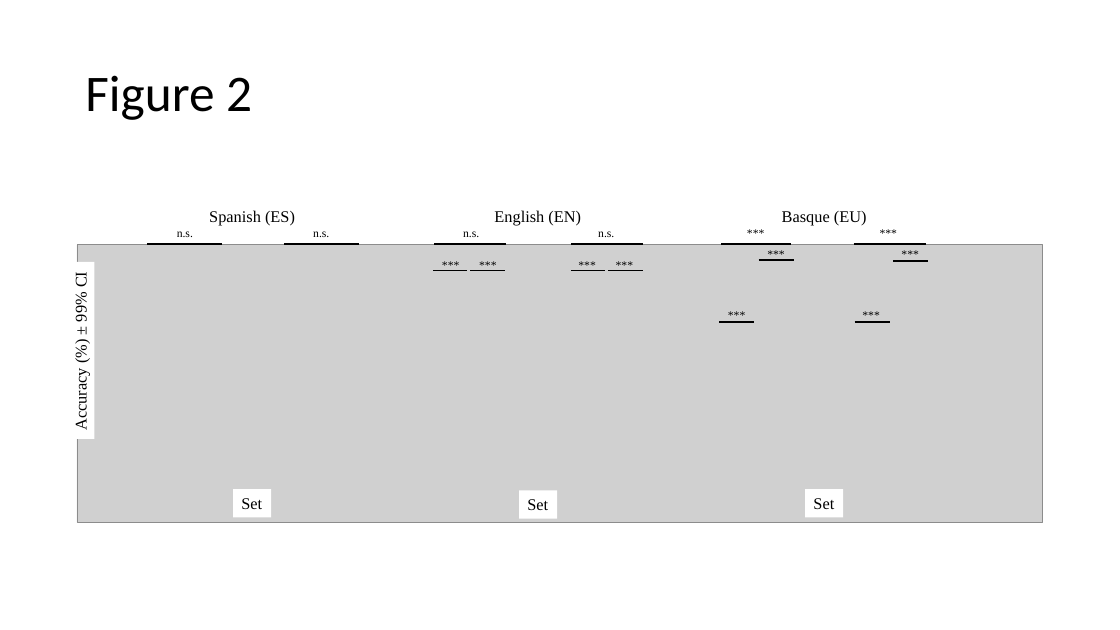
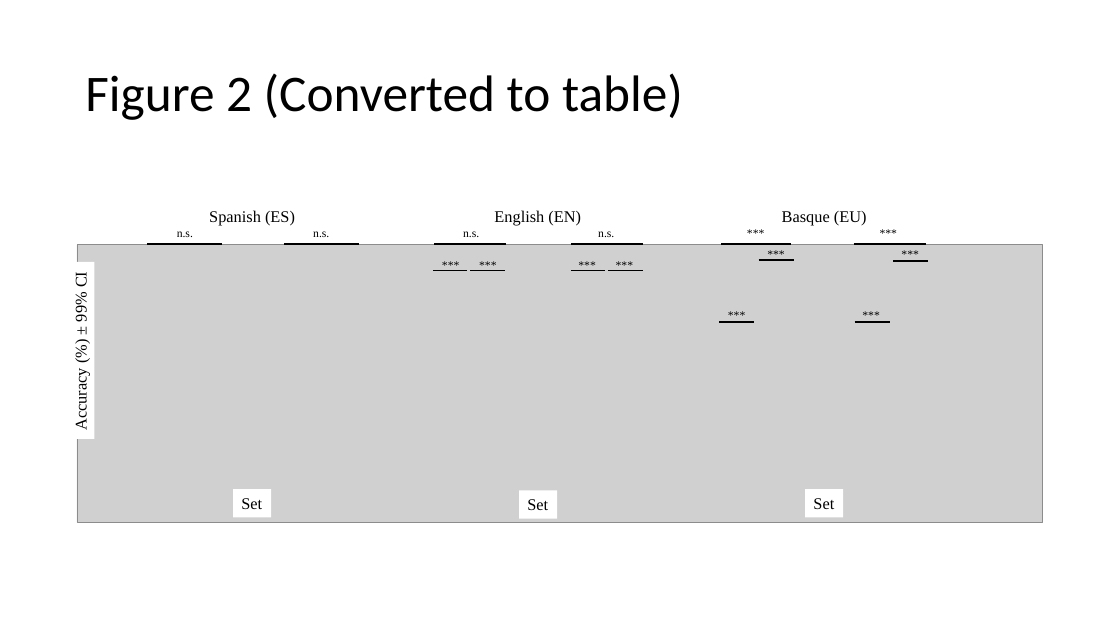
Before and after one commit to JoseAAManzano/CLOUD, a slide deck: slide 3 of results/plots/FIGURES.pptx (slide 2 before the commit). Drawn at 1120x630 pixels with LibreOffice and Linux fonts; fonts in the diff are those of the drawing; grey boxes stand for pictures. Boxes give left, top, right and bottom in pixels: in the first picture for what was removed or moved away, otherwise in the second. Text is boxed around its words. In the diff, an @@ line names an element or a change of style, - is before the commit and + after.

```diff
--- a/results/plots/FIGURES.pptx
+++ b/results/plots/FIGURES.pptx
@@ title at (85, 73, 683, 120): text changed @@
-Figure 2
+Figure 2 (Converted to table)
```
Also in this commit, not shown: 1 other slide changed, 1 slide added, 10 other files.
